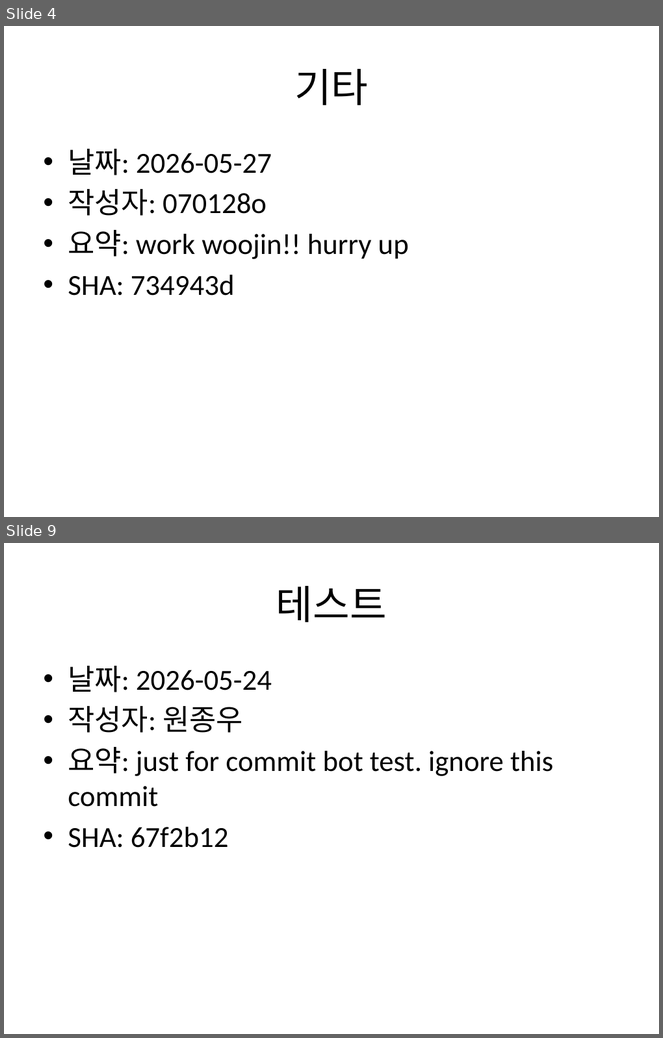
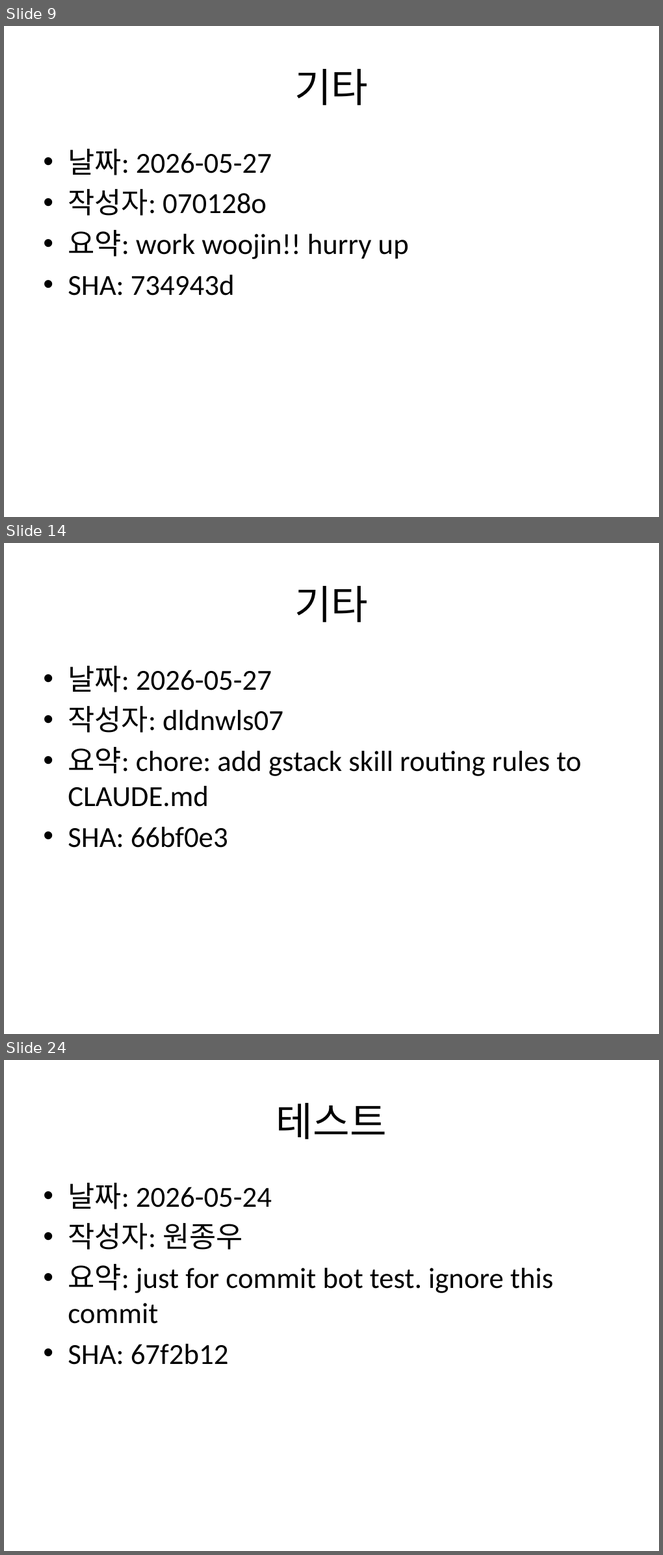
Before and after one commit to Jongwoo0101/worksight-commit-bot, a slide deck: data/commit_report.pptx. Shown one above the other, each under a label of ours: slides 4 and 9 before the commit, slides 9, 14 and 24 after it; the slides between them are not shown. The pictures are 663x1038 and 663x1555 pixels, drawn with LibreOffice and Linux fonts; fonts in the diff are those of the drawing. Boxes give left, top, right and bottom in pixels: in the first picture for what was removed or moved away, otherwise in the second. Text is boxed around its words. In the diff, an @@ line names an element or a change of style, - is before the commit and + after.

```diff
--- a/data/commit_report.pptx
+++ b/data/commit_report.pptx
@@ slide 14 added at (4,543,659,1034), background #FFFFFF @@
@@ title added at (295,586,368,622), 44 pt, text #000000 @@
+기타
@@ text added at (68,666,581,848), 32 pt, text #000000 @@
+• 날짜: 2026-05-27
+• 작성자: dldnwls07
+• 요약: chore: add gstack skill routing rules to CLAUDE.md
+• SHA: 66bf0e3
@@ what was slide 4 is now slide 9 @@
@@ what was slide 9 is now slide 24 @@
```
Also in this commit, not shown: 2 slides changed, 16 other slides added, 2 other files.
